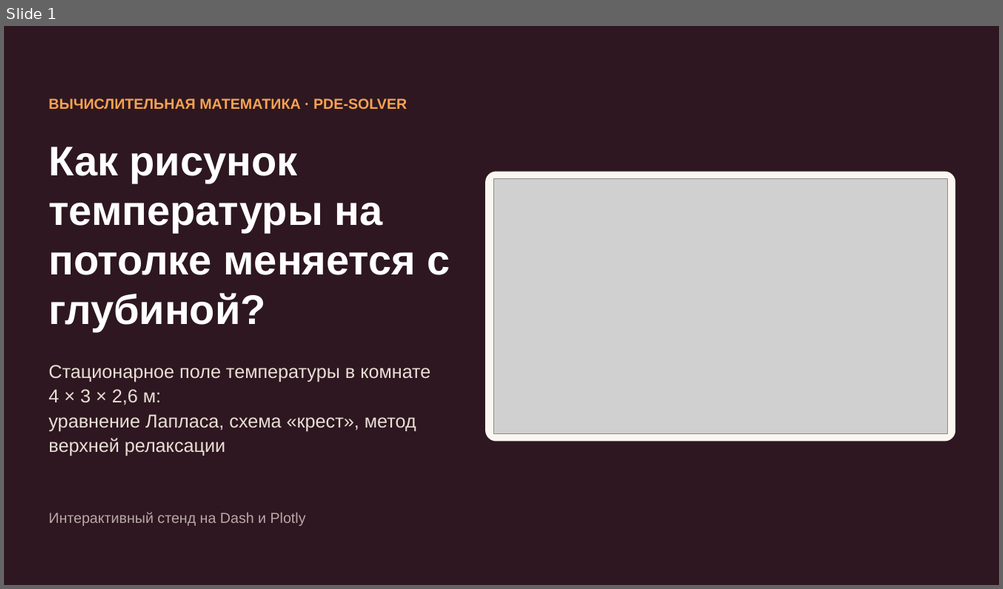
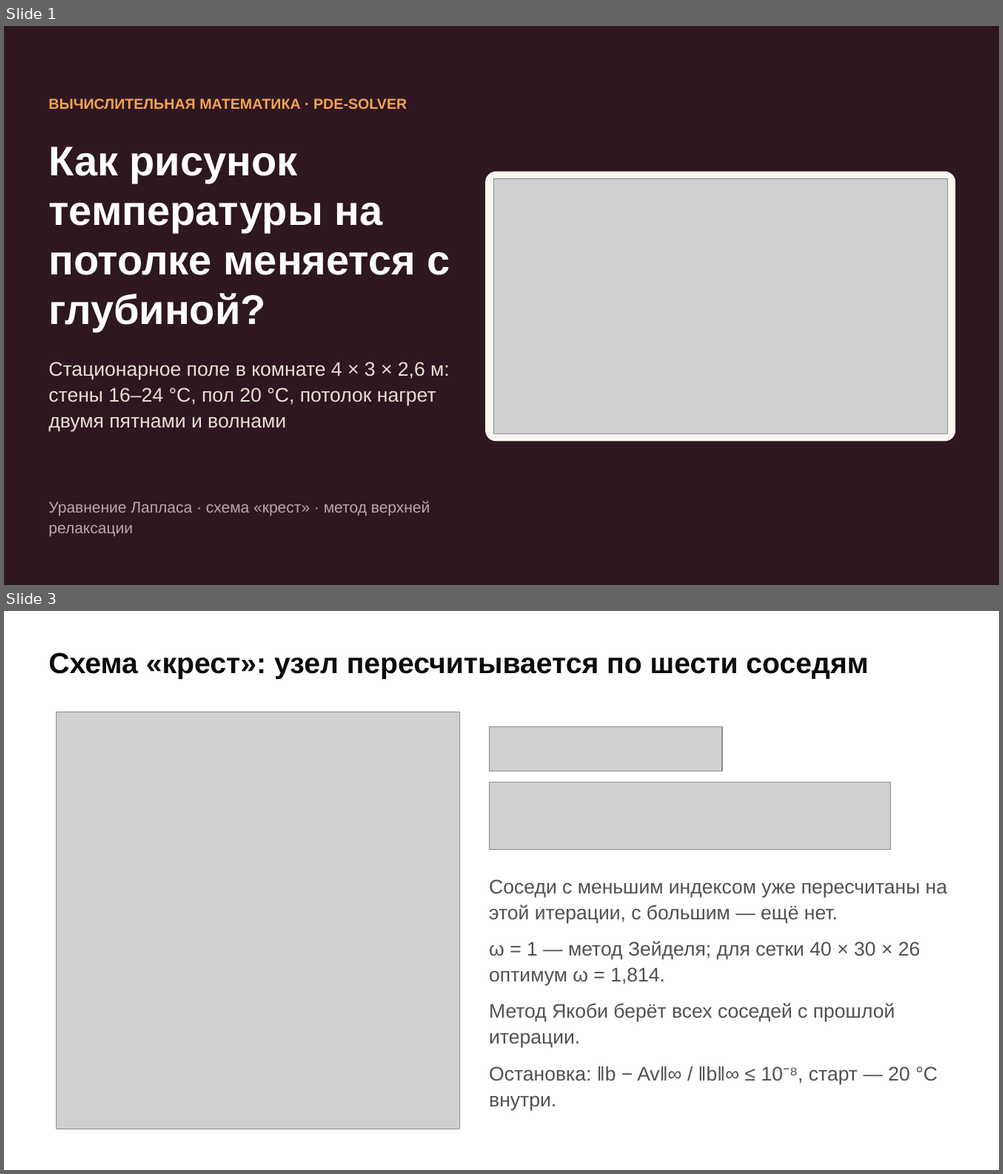
Before and after one commit to terMorel/computational-mathematics, a slide deck: PDE-Solver/presentation/PDE-Solver.pptx. Shown one above the other, each under a label of ours: slide 1 before the commit, slides 1 and 3 after it; the slides between them are not shown. The pictures are 1003x589 and 1003x1174 pixels, drawn with LibreOffice and Linux fonts; fonts in the diff are those of the drawing; grey boxes stand for pictures. Boxes give left, top, right and bottom in pixels: in the first picture for what was removed or moved away, otherwise in the second. Text is boxed around its words. In the diff, an @@ line names an element or a change of style, - is before the commit and + after.

```diff
--- a/PDE-Solver/presentation/PDE-Solver.pptx
+++ b/PDE-Solver/presentation/PDE-Solver.pptx
@@ slide 3 added at box(4, 611, 999, 1170), background #FFFFFF @@
@@ text added at box(48, 652, 868, 679), 28 pt, text #0B0B0B, bold @@
+Схема «крест»: узел пересчитывается по шести соседям
@@ picture added at box(57, 712, 460, 1130) @@
@@ picture added at box(489, 726, 722, 772) @@
@@ picture added at box(489, 783, 891, 850) @@
@@ text added at box(489, 880, 947, 1111), 19 pt, text #52514E @@
+Соседи с меньшим индексом уже пересчитаны на этой итерации, с большим — ещё нет.
+ω = 1 — метод Зейделя; для сетки 40 × 30 × 26 оптимум ω = 1,814.
+Метод Якоби берёт всех соседей с прошлой итерации.
+Остановка: ‖b − Av‖∞ / ‖b‖∞ ≤ 10⁻⁸, старт — 20 °C внутри.
@@ slide 1 changed as well @@
@@ text at box(48, 362, 449, 432): text changed; size 18 to 19 pt @@
-Стационарное поле температуры в комнате 4 × 3 × 2,6 м:
-уравнение Лапласа, схема «крест», метод верхней релаксации
+Стационарное поле в комнате 4 × 3 × 2,6 м: стены 16–24 °C, пол 20 °C, потолок нагрет двумя пятнами и волнами
@@ text at box(48, 501, 430, 537): text changed; size 14 to 15 pt @@
-Интерактивный стенд на Dash и Plotly
+Уравнение Лапласа · схема «крест» · метод верхней релаксации
```
Also in this commit, not shown: 1 other slide changed, 6 other slides added, 7 slides removed, 12 other files.
